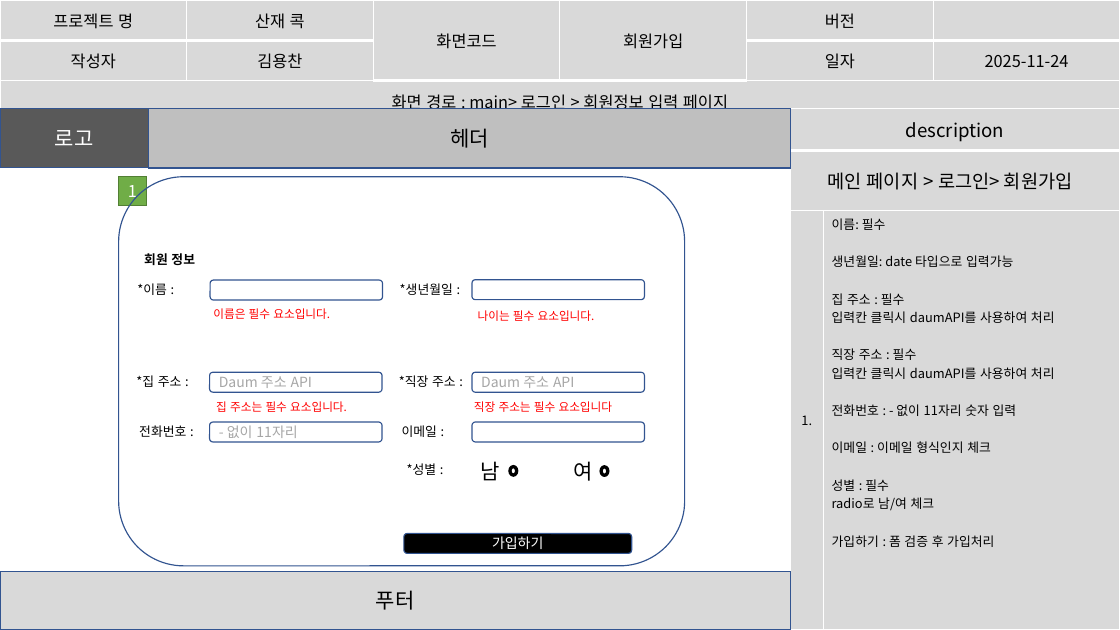
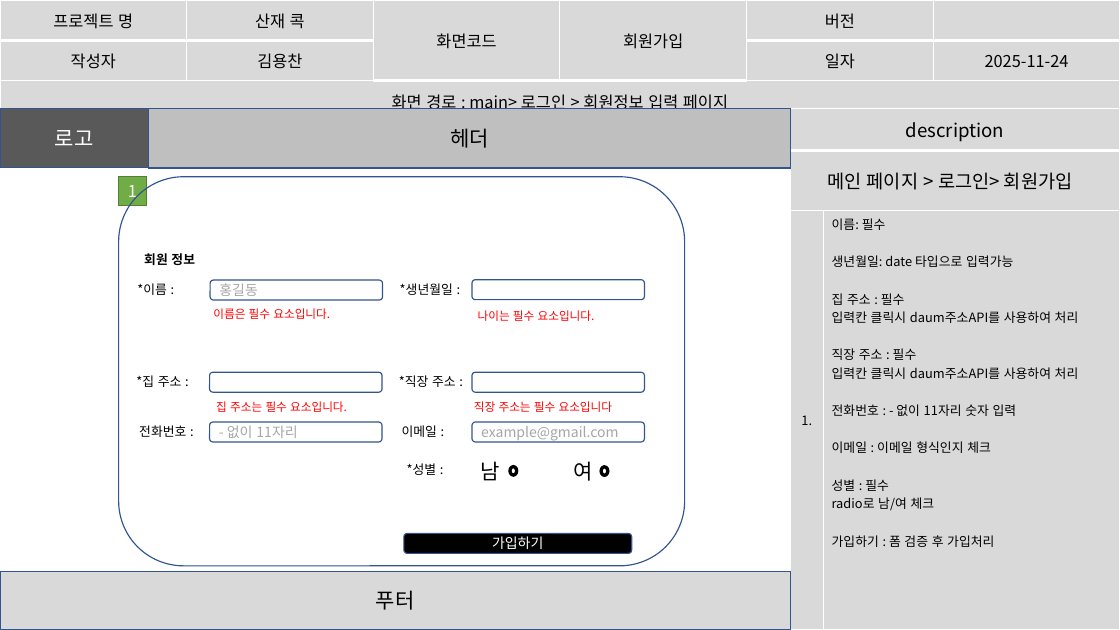
Before and after one commit to imyongchan/source, a slide deck: slide 16 of 최종 기획/스토리보드1201.pptx. Drawn at 1120x630 pixels with LibreOffice and Linux fonts; fonts in the diff are those of the drawing. Boxes give left, top, right and bottom in pixels: in the first picture for what was removed or moved away, otherwise in the second. Text is boxed around its words. In the diff, an @@ line names an element or a change of style, - is before the commit and + after.

```diff
--- a/최종 기획/스토리보드1201.pptx
+++ b/최종 기획/스토리보드1201.pptx
@@ table at (x1=791, y1=108, x2=1120, y2=630) @@
-row 3, column 2: 이름: 필수 / 생년월일: date 타입으로 입력가능 / 집 주소 : 필수 / 입력칸 클릭시 daumAPI를 사용하여 처리 / 직장 주소 : 필수 / 입력칸 클릭시 daumAPI를 사용하여 처리 / 전화번호 : - 없이 11자리 숫자 입력 / 이메일 : 이메일 형식인지 체크 / 성별 : 필수 / radio로 남/여 체크 / 가입하기 : 폼 검증 후 가입처리
+row 3, column 2: 이름: 필수 / 생년월일: date 타입으로 입력가능 / 집 주소 : 필수 / 입력칸 클릭시 daum주소API를 사용하여 처리 / 직장 주소 : 필수 / 입력칸 클릭시 daum주소API를 사용하여 처리 / 전화번호 : - 없이 11자리 숫자 입력 / 이메일 : 이메일 형식인지 체크 / 성별 : 필수 / radio로 남/여 체크 / 가입하기 : 폼 검증 후 가입처리
@@ text in rounded rectangle at (x1=219, y1=283, x2=258, y2=296): text added @@
+홍길동
@@ text in rounded rectangle at (x1=219, y1=376, x2=312, y2=392): text removed @@
-Daum 주소 API
@@ text in rounded rectangle at (x1=481, y1=376, x2=574, y2=392): text removed @@
-Daum 주소 API
@@ text in rounded rectangle at (x1=481, y1=426, x2=618, y2=441): text added @@
+example@gmail.com
```
Also in this commit, not shown: 13 other slides changed, 1 slide added, 1 slide removed.
